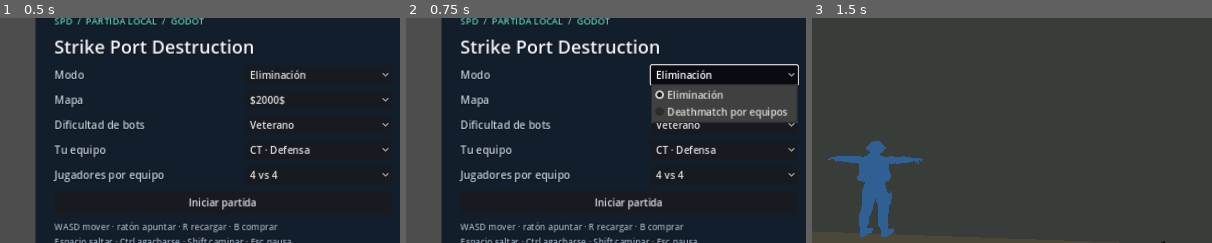
Above: before the commit, frames 1-3 (left to right).
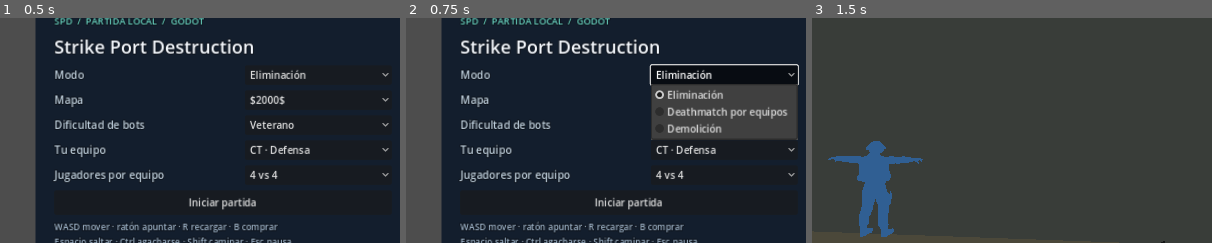
Above: after the commit, the same moments.

Repository: ShadowNigth/sdasd
Game: Godot game, scene res://main.tscn
The game is run twice, just before and just after one commit, with the same random seed, the same clock (stepped at 60 frames per second) and the same inputs.
Inputs:
- Up to frame 1 (0.5 s): no input
- Up to frame 2 (0.75 s): click "Eliminación" at 0.5 s
- Up to frame 3 (1.5 s): click "Iniciar partida" at 1.25 s
The pictures show only the part of the screen within x 22-72%, y 22-72%; the shares and areas given below are measured in that part.

Frame 1 is identical in both runs. In frame 2, 2.7% of the frame differs, in the area x 61-98%, y 46-55%; in frame 3, nothing differs.

Commit message:
Add offline demolition mode and test objective flow
Co-authored-by: arena-agent <297053741+arena-agent@users.noreply.github.com>

Diff:
--- a/scripts/arena.gd
+++ b/scripts/arena.gd
@@ -43,15 +43,15 @@
 	var nav := NavigationMesh.new()
 	nav.cell_size = 0.25
 	nav.cell_height = 0.25
-	nav.agent_radius = 0.4
-	nav.agent_height = 1.65
-	nav.agent_max_climb = 0.35
+	nav.agent_radius = 0.5
+	nav.agent_height = 1.75
+	nav.agent_max_climb = 0.25
 	nav.agent_max_slope = 45.0
 	nav.filter_baking_aabb = world.mesh.get_aabb().grow(0.5)
 	region.navigation_mesh = nav
 	add_child(region)
 	var source := NavigationMeshSourceGeometryData3D.new()
-	source.add_mesh(collision.mesh, Transform3D.IDENTITY)
+	source.add_faces(shape.shape.get_faces(), Transform3D.IDENTITY)
 	NavigationServer3D.bake_from_source_geometry_data(nav, source)
 	region.navigation_mesh = nav
 	nav_ready = nav.get_polygon_count() > 0
--- a/scripts/fighter.gd
+++ b/scripts/fighter.gd
@@ -327,13 +327,14 @@
 			if weapon == 1 and rounds < before and rounds % 4 == 0:
 				cooldown += randf_range(0.22, 0.43)
 	else:
+		var objective_point = game.bot_objective(self)
 		if rounds <= 3:
 			start_reload()
 		if route_age <= 0.0:
 			route_age = randf_range(0.65, 1.05)
 			if patrol == Vector3.ZERO or global_position.distance_to(patrol) < 2.0 or agent.is_navigation_finished():
 				patrol = game.patrol_point(team)
-			agent.target_position = last_seen if memory > 0.0 else patrol
+			agent.target_position = objective_point if objective_point != null else (last_seen if memory > 0.0 else patrol)
 		if game.arena.nav_ready:
 			var step := agent.get_next_path_position() - global_position
 			step.y = 0
@@ -343,6 +344,8 @@
 			var step := patrol - global_position
 			step.y = 0
 			direction = step.normalized()
+		if objective_point != null and global_position.distance_to(objective_point) < 1.5:
+			direction = Vector3.ZERO
 		look_toward(direction, delta)
 	velocity.x = move_toward(velocity.x, direction.x * 4.1, delta * 24.0)
 	velocity.z = move_toward(velocity.z, direction.z * 4.1, delta * 24.0)
--- a/scripts/game.gd
+++ b/scripts/game.gd
@@ -1,6 +1,7 @@
 extends Node3D
 
 const Arena = preload("res://scripts/arena.gd")
+const Objective = preload("res://scripts/objective.gd")
 const Grenade = preload("res://scripts/grenade.gd")
 const Fighter = preload("res://scripts/fighter.gd")
 const Arsenal = preload("res://scripts/arsenal.gd")
@@ -20,6 +21,9 @@
 var player: Fighter
 var difficulty := 1
 var deathmatch := false
+var demolition := false
+var objective: Objective
+var map_id_selected := ""
 var team_size := 4
 var side := 0
 var scores := [0, 0]
@@ -57,7 +61,7 @@
 func _ready() -> void:
 	for entry in [["forward", KEY_W], ["back", KEY_S], ["left", KEY_A], ["right", KEY_D],
 		["jump", KEY_SPACE], ["crouch", KEY_CTRL], ["walk", KEY_SHIFT], ["reload", KEY_R],
-		["frag", KEY_G], ["flash", KEY_F], ["smoke", KEY_H], ["knife", KEY_3], ["primary", KEY_1], ["sidearm", KEY_2], ["shop", KEY_B], ["pause", KEY_ESCAPE], ["score", KEY_TAB]]:
+		["frag", KEY_G], ["flash", KEY_F], ["smoke", KEY_H], ["interact", KEY_E], ["knife", KEY_3], ["primary", KEY_1], ["sidearm", KEY_2], ["shop", KEY_B], ["pause", KEY_ESCAPE], ["score", KEY_TAB]]:
 		bind_action(entry[0], entry[1], false)
 	bind_action("fire", MOUSE_BUTTON_LEFT, true)
 	bind_action("zoom", MOUSE_BUTTON_RIGHT, true)
@@ -81,7 +85,7 @@
 func controls_enabled() -> bool:
 	return phase == Phase.LIVE and not paused
 
-func start_match(map_id: String, bot_level: int, size: int, chosen_side: int, is_deathmatch := false) -> void:
+func start_match(map_id: String, bot_level: int, size: int, chosen_side: int, is_deathmatch := false, is_demolition := false) -> void:
 	clear_world()
 	scores = [0, 0]
 	wallet = 800
@@ -92,6 +96,8 @@
 	team_size = size
 	side = chosen_side
 	deathmatch = is_deathmatch
+	demolition = is_demolition
+	map_id_selected = map_id
 	if deathmatch:
 		wallet = 6500
 	paused = false
@@ -108,6 +114,7 @@
 	arena = null
 	roster = null
 	player = null
+	objective = null
 	spectating = null
 	fighters.clear()
 
@@ -143,6 +150,7 @@
 				if round_index > 1 or deathmatch:
 					actor.owned.append(2 if index == 2 and (round_index > 2 or deathmatch) else (1 if squad == 1 else 12))
 					actor.equip(actor.owned.back())
+	objective = null
 	phase = Phase.BUY
 	time_left = 6.0
 	match_text = "Preparación · B para comprar"
@@ -184,6 +192,10 @@
 	time_left -= delta
 	if phase == Phase.BUY and time_left <= 0.0:
 		phase = Phase.LIVE
+		if demolition:
+			objective = Objective.new()
+			roster.add_child(objective)
+			objective.setup(self, arena, map_id_selected)
 		time_left = DM_DURATION if deathmatch else ROUND_DURATION
 		match_text = ""
 	elif phase == Phase.LIVE and deathmatch:
@@ -203,12 +215,18 @@
 		for actor in fighters:
 			if actor.alive():
 				alive_counts[actor.team] += 1
-		if alive_counts[0] == 0:
+		var result := objective.update(delta) if is_instance_valid(objective) else -1
+		var planted := is_instance_valid(objective) and objective.armed
+		if result >= 0:
+			finish_round(result, "C4 desactivada" if result == 0 else "C4 detonada")
+		elif alive_counts[0] == 0:
 			finish_round(1, "equipo eliminado")
-		elif alive_counts[1] == 0:
+		elif alive_counts[1] == 0 and not planted:
 			finish_round(0, "equipo eliminado")
-		elif time_left <= 0.0:
+		elif time_left <= 0.0 and not planted:
 			finish_round(0, "tiempo agotado")
+		elif is_instance_valid(objective):
+			match_text = objective.status(player)
 	elif phase == Phase.RESULT and time_left <= 0.0:
 		if scores.max() >= TARGET_SCORE:
 			show_result()
@@ -358,13 +376,13 @@
 	status_bar.hide()
 	feed.hide()
 	panel("Strike Port Destruction", "SPD  /  PARTIDA LOCAL  /  GODOT")
-	mode_choice = option("Modo", ["Eliminación", "Deathmatch por equipos"], int(deathmatch))
+	mode_choice = option("Modo", ["Eliminación", "Deathmatch por equipos", "Demolición"], 2 if demolition else int(deathmatch))
 	map_choice = option("Mapa", ["$2000$", "AWP Lego 2"], 0)
 	diff_choice = option("Dificultad de bots", ["Recluta", "Veterano", "Experto"], difficulty)
 	team_choice = option("Tu equipo", ["CT · Defensa", "T · Asalto"], side)
 	count_choice = option("Jugadores por equipo", ["2 vs 2", "3 vs 3", "4 vs 4", "5 vs 5"], team_size - 2)
 	button("Iniciar partida", func() -> void:
-		start_match(MAPS[map_choice.selected], diff_choice.selected, count_choice.selected + 2, team_choice.selected, mode_choice.selected == 1))
+		start_match(MAPS[map_choice.selected], diff_choice.selected, count_choice.selected + 2, team_choice.selected, mode_choice.selected == 1, mode_choice.selected == 2))
 	make_label(content, 14, Color("a0b6cb"), "WASD mover · ratón apuntar · R recargar · B comprar\nEspacio saltar · Ctrl agacharse · Shift caminar · Esc pausa")
 	button("Salir", get_tree().quit)
 
@@ -507,3 +525,8 @@
 			best_clearance = nearest
 			best = candidate
 	return best
+
+func bot_objective(actor: Fighter) -> Variant:
+	if is_instance_valid(objective) and (actor == objective.carrier or actor.team == 0 and objective.armed):
+		return objective.site
+	return null
--- /dev/null
+++ b/scripts/objective.gd
@@ -0,0 +1,105 @@
+extends Node3D
+
+const ObjectiveTime := 38.0
+const Radius := 2.25
+var match_game
+var carrier
+var operator
+var progress := 0.0
+var remaining := 0.0
+var armed := false
+var marker: Label3D
+var site := Vector3.ZERO
+var device: MeshInstance3D
+
+func setup(game, node: Node3D, map_id: String) -> void:
+	match_game = game
+	# These are offline sites placed on the recovered arenas, not Unity triggers.
+	var proposed := Vector3(17, -4.6, 13.5) if map_id == "2000" else Vector3(0.5, -8.0, 11.0)
+	site = NavigationServer3D.map_get_closest_point(node.get_world_3d().navigation_map, proposed)
+	if site == Vector3.ZERO or site.distance_to(proposed) > 8.0:
+		site = proposed
+	global_position = site
+	for fighter in game.fighters:
+		if fighter.team == 1:
+			carrier = fighter
+			break
+	marker = Label3D.new()
+	marker.position.y = 2.25
+	marker.billboard = BaseMaterial3D.BILLBOARD_ENABLED
+	marker.modulate = Color("ffd06c")
+	marker.font_size = 48
+	marker.outline_size = 12
+	marker.text = "A"
+	add_child(marker)
+	var circle := MeshInstance3D.new()
+	var cylinder := CylinderMesh.new()
+	cylinder.top_radius = Radius
+	cylinder.bottom_radius = Radius
+	cylinder.height = 0.018
+	circle.mesh = cylinder
+	var floor_mark := StandardMaterial3D.new()
+	floor_mark.transparency = BaseMaterial3D.TRANSPARENCY_ALPHA
+	floor_mark.shading_mode = BaseMaterial3D.SHADING_MODE_UNSHADED
+	floor_mark.albedo_color = Color(1.0, 0.72, 0.24, 0.19)
+	circle.material_override = floor_mark
+	circle.position.y = 0.06
+	add_child(circle)
+	device = MeshInstance3D.new()
+	device.mesh = load("res://assets/models/w_ied_w_eq_c4.obj")
+	var bounds := device.mesh.get_aabb()
+	device.scale = Vector3.ONE * (0.44 / bounds.size.length())
+	device.position = Vector3.UP * 0.19 - bounds.get_center() * device.scale
+	device.hide()
+	add_child(device)
+
+func near_site(actor) -> bool:
+	return actor.global_position.distance_squared_to(site) < Radius * Radius
+
+func eligible(actor) -> bool:
+	return (actor.team == 0 if armed else actor == carrier) and near_site(actor) and actor.alive()
+
+func update(delta: float) -> int:
+	if armed:
+		remaining -= delta
+		if remaining <= 0.0:
+			return 1
+	elif not is_instance_valid(carrier) or not carrier.alive():
+		carrier = null
+		for fighter in match_game.fighters:
+			if fighter.alive() and fighter.team == 1:
+				carrier = fighter
+				break
+	var active = null
+	for actor in match_game.fighters:
+		if eligible(actor):
+			if actor.human and Input.is_action_pressed("interact") and actor.velocity.length_squared() < 0.64:
+				active = actor
+				break
+			if not actor.human and not actor.ready_to_fire and active == null:
+				active = actor
+	if active != operator or active == null:
+		progress = 0.0
+	operator = active
+	if active == null:
+		return -1
+	progress += delta
+	if armed and progress >= 4.5:
+		return 0
+	if not armed and progress >= 2.8:
+		armed = true
+		remaining = ObjectiveTime
+		progress = 0.0
+		operator = null
+		marker.text = "A · C4"
+		marker.modulate = Color("ff7c59")
+		device.show()
+	return -1
+
+func status(player) -> String:
+	var label := "C4 activa en A · %ds" % ceili(remaining) if armed else "Objetivo A · %s" % ("Llevás la C4" if carrier == player else "CT defiende · T planta")
+	if player.alive() and eligible(player):
+		label += " · Mantener E para " + ("desactivar" if armed else "plantar")
+	if is_instance_valid(operator):
+		label += " · %d%%" % mini(100, roundi(100.0 * progress / (4.5 if armed else 2.8)))
+	return label
--- a/tests/smoke.gd
+++ b/tests/smoke.gd
@@ -69,6 +69,21 @@
 	await process_frame
 	await process_frame
 	expect(victim.alive(), "Deathmatch no reaparició al bot")
+	game.start_match("lego", 1, 2, 0, false, true)
+	game.time_left = 0.0
+	await process_frame
+	await process_frame
+	expect(is_instance_valid(game.objective), "Demolición no generó el objetivo")
+	if is_instance_valid(game.objective):
+		game.objective.carrier.global_position = game.objective.site
+		game.objective.carrier.ready_to_fire = false
+		game.objective.update(3.0)
+		expect(game.objective.armed, "La C4 no se plantó")
+		game.player.global_position = game.objective.site
+		game.player.velocity = Vector3.ZERO
+		Input.action_press("interact")
+		expect(game.objective.update(5.0) == 0, "La C4 no se desactivó")
+		Input.action_release("interact")
 	game.queue_free()
 	await process_frame
 	quit(1 if failed else 0)
Not shown, added: assets/models/w_ied_w_eq_c4.mtl
Not shown, added: assets/models/w_ied_w_eq_c4.obj
